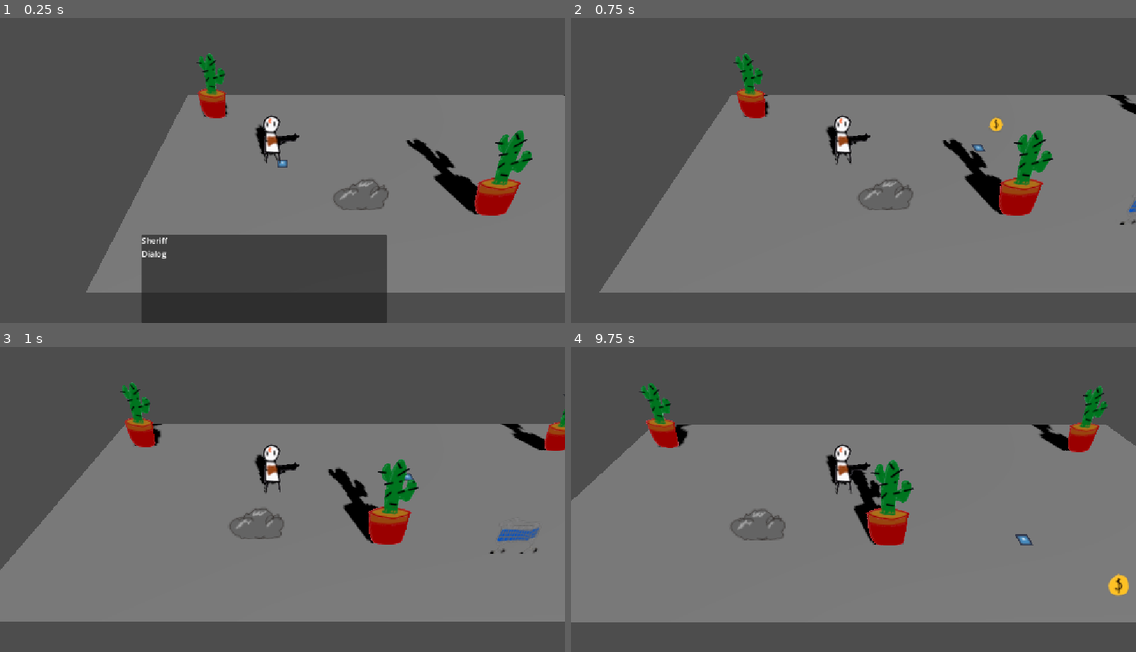
Above: before the commit, frames 1-4 (two rows, left to right).
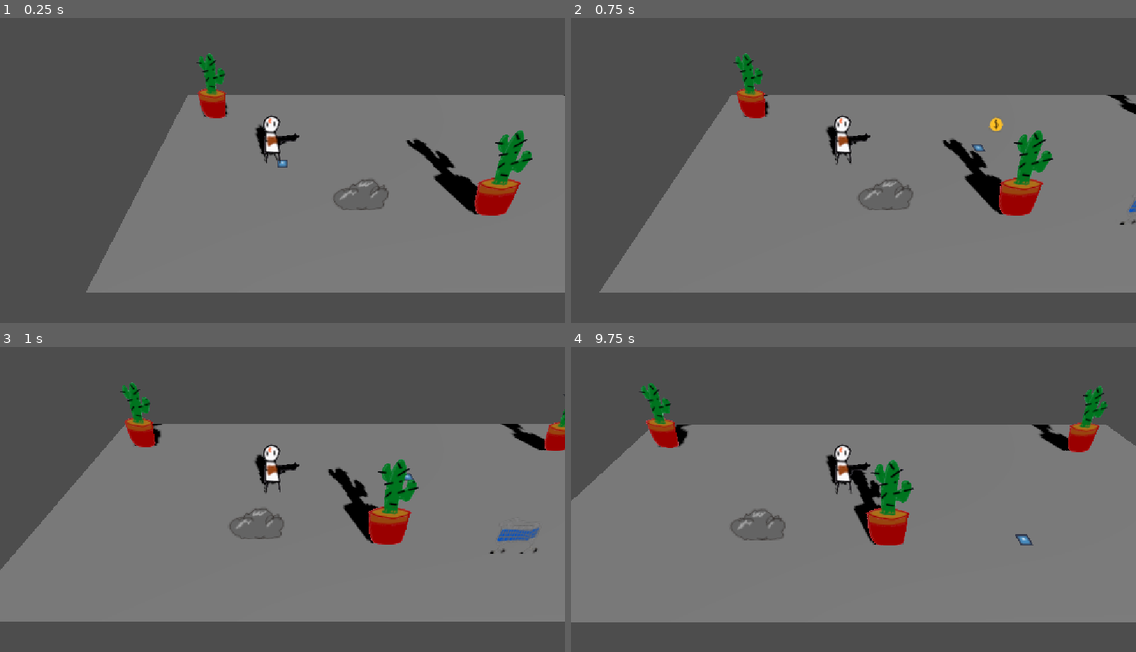
Above: after the commit, the same moments.

Repository: gmuGADIG/DEADSHOT
Game: Godot game, scene res://test_scenes/demo1/demo_a.tscn
Two runs of this game, one before a commit and one after it. Both use one fixed random seed, a clock stepped at 60 frames per second and the inputs below. This scene is started directly instead of the project's main scene. The engine's default icon, where the game draws it, is replaced by a stand-in: a white triangle on a blue panel in a dark square.
Inputs (mouse positions are in pixels of both pictures, inside the frame that each line leads up to):
- Up to frame 1 (0.25 s): no input
- Up to frame 2 (0.75 s): tap Enter at 0.5 s; move the mouse to (977, 149) at 0.52 s; press the mouse at (977, 149) at 0.53 s; hold D (move_right) from 0.53 s (still down)
- Up to frame 3 (1 s): keep holding D (move_right)
- Up to frame 4 (9.75 s): move the mouse to (740, 508) at 1.27 s; release D (move_right) at 1.28 s; release the mouse at (740, 508) at 1.28 s; hold S (move_down) 1.28-2.03 s; tap E (interact) at 1.35, 5.85 s; move the mouse to (910, 423) at 2.02 s; hold D (move_right) 2.03-2.78 s; tap Space (roll) every 2.25 s from 2.1 to 8.85 s; move the mouse to (825, 557) at 2.77 s; hold W (move_up) 2.78-3.53 s; click (825, 557) at 2.85 s; move the mouse to (1023, 542) at 3.52 s; hold E (interact) 3.53-4.28 s; hold A (move_left) 3.53-5.03 s; move the mouse to (684, 444) at 4.27 s; move the mouse to (881, 493) at 5.02 s; press the mouse at (881, 493) at 5.03 s; hold S (move_down) 5.03-5.78 s; move the mouse to (768, 414) at 5.77 s; release the mouse at (768, 414) at 5.78 s; hold D (move_right) 5.78-6.53 s; move the mouse to (977, 478) at 6.52 s; hold W (move_up) 6.53-7.28 s; move the mouse to (740, 508) at 7.27 s; hold D (move_right) 7.28-8.03 s; click (740, 508) at 7.35 s; move the mouse to (910, 423) at 8.02 s; hold S (move_down) 8.03-8.78 s; hold E (interact) 8.03-8.78 s; move the mouse to (825, 557) at 8.77 s; hold A (move_left) 8.78-9.53 s; move the mouse to (1023, 542) at 9.52 s; press the mouse at (1023, 542) at 9.53 s; hold W (move_up) from 9.53 s (still down)

The runs differ from the first frame. In frame 1, 13% of the frame differs, in the area x 25-69%, y 71-100%; in frame 2, nothing differs; in frame 3, nothing differs; in frame 4, 0.2%.

Commit message:
Various tweaks

Diff:
--- a/cover/cover_base.tscn
+++ b/cover/cover_base.tscn
@@ -1,8 +1,8 @@
 [gd_scene load_steps=5 format=3 uid="uid://o72hyyjcmpll"]
 
 [ext_resource type="Script" uid="uid://cb3yu5tln4q1x" path="res://cover/cover.gd" id="1_wykub"]
-[ext_resource type="Script" uid="uid://do5vs8m1law7o" path="res://systems/attacking/health/health_component.gd" id="2_wkqpv"]
-[ext_resource type="Script" uid="uid://lxg83i28nlul" path="res://systems/attacking/hurtbox/hurtbox_component.gd" id="2_wykub"]
+[ext_resource type="Script" uid="uid://do5vs8m1law7o" path="res://systems/attacking/health/health.gd" id="2_wkqpv"]
+[ext_resource type="Script" uid="uid://lxg83i28nlul" path="res://systems/attacking/hurtbox/hurtbox.gd" id="2_wykub"]
 
 [sub_resource type="BoxShape3D" id="BoxShape3D_wykub"]
 size = Vector3(2.2208252, 1, 1)
--- a/systems/attacking/health/health_component.gd
+++ b/systems/attacking/health/health.gd
@@ -1,4 +1,4 @@
-class_name HealthComponent extends Node
+class_name Health extends Node
 
 signal killed
 
--- /dev/null
+++ b/systems/attacking/health/health.tscn
@@ -0,0 +1,6 @@
+[gd_scene load_steps=2 format=3 uid="uid://hiyp7n7uvc4m"]
+
+[ext_resource type="Script" uid="uid://do5vs8m1law7o" path="res://systems/attacking/health/health.gd" id="1_npdka"]
+
+[node name="Health" type="Node"]
+script = ExtResource("1_npdka")
--- a/systems/attacking/health/health_component.tscn
+++ /dev/null
@@ -1,6 +0,0 @@
-[gd_scene load_steps=2 format=3 uid="uid://hiyp7n7uvc4m"]
-
-[ext_resource type="Script" uid="uid://do5vs8m1law7o" path="res://systems/attacking/health/health_component.gd" id="1_npdka"]
-
-[node name="HealthComponent" type="Node"]
-script = ExtResource("1_npdka")
--- /dev/null
+++ b/systems/attacking/hurtbox/hurtbox.gd
@@ -0,0 +1,14 @@
+class_name Hurtbox extends Area3D
+
+@export var health_component : Health
+@export var allowed_damage_sources : Array[DamageInfo.Source]
+
+func _ready() -> void:
+	assert(health_component != null, "No health component added")
+
+## Takes damage. Returns false if the damage source was ignored.
+func hit(dmg: DamageInfo) -> bool:
+	if dmg.source not in allowed_damage_sources: return false
+
+	health_component.hurt(dmg.damage)
+	return true
--- /dev/null
+++ b/systems/attacking/hurtbox/hurtbox.tscn
@@ -0,0 +1,6 @@
+[gd_scene load_steps=2 format=3 uid="uid://b7d3oiw27awag"]
+
+[ext_resource type="Script" uid="uid://lxg83i28nlul" path="res://systems/attacking/hurtbox/hurtbox.gd" id="1_wjni5"]
+
+[node name="Hurtbox" type="Area3D"]
+script = ExtResource("1_wjni5")
--- a/systems/attacking/hurtbox/hurtbox_component.gd
+++ /dev/null
@@ -1,11 +0,0 @@
-class_name HurtboxComponent extends Area3D
-
-@export var health_component : HealthComponent
-@export var allowed_damage_sources : Array[DamageInfo.Source]
-
-func _ready() -> void:
-	assert(health_component != null, "No health component added")
-
-func hit(dmg: DamageInfo) -> void:
-	if dmg.source in allowed_damage_sources:
-		health_component.hurt(dmg.damage)
--- a/systems/attacking/hurtbox/hurtbox_component.tscn
+++ /dev/null
@@ -1,6 +0,0 @@
-[gd_scene load_steps=2 format=3 uid="uid://b7d3oiw27awag"]
-
-[ext_resource type="Script" uid="uid://lxg83i28nlul" path="res://systems/attacking/hurtbox/hurtbox_component.gd" id="1_moset"]
-
-[node name="HurtboxComponent" type="Area3D"]
-script = ExtResource("1_moset")
--- a/systems/dialog/dialog.tscn
+++ b/systems/dialog/dialog.tscn
@@ -15,6 +15,7 @@
 wait_time = 0.05
 
 [node name="Panel" type="Panel" parent="."]
+visible = false
 layout_mode = 1
 anchors_preset = 7
 anchor_left = 0.5
--- a/test_scenes/demo1/demo_a.tscn
+++ b/test_scenes/demo1/demo_a.tscn
@@ -11,13 +11,28 @@
 vertices = PackedVector3Array(17.5, 0.48999983, 1.75, 20.25, 0.48999983, 1.25, 20.25, 0.48999983, 0.75, 17.5, 0.48999983, 0.25, 17.25, 0.48999983, -3.25, -7.25, 0.48999983, -3.25, -7.25, 0.48999983, 5.25, -6.75, 0.48999983, 5.5, 16.75, 0.48999983, 5.5, 17.5, 0.48999983, 5.25)
 polygons = [PackedInt32Array(1, 0, 2), PackedInt32Array(2, 0, 3), PackedInt32Array(0, 8, 4), PackedInt32Array(4, 8, 7), PackedInt32Array(4, 7, 6), PackedInt32Array(4, 6, 5), PackedInt32Array(0, 9, 8), PackedInt32Array(4, 3, 0)]
 
-[node name="LevelBase2" instance=ExtResource("1_p0tjl")]
+[node name="DemoA" instance=ExtResource("1_p0tjl")]
 
 [node name="NavigationRegion3D" parent="." index="0"]
 navigation_mesh = SubResource("NavigationMesh_yl5fl")
 
 [node name="Floor" parent="NavigationRegion3D/World" index="1"]
 curve = ExtResource("2_hxoc3")
+
+[node name="Cactus" type="Sprite3D" parent="NavigationRegion3D/World" index="2"]
+transform = Transform3D(1, 0, 0, 0, 0.866025, 0.5, 0, -0.5, 0.866025, -6.08085, 1.35212, -2.54946)
+alpha_cut = 1
+texture = ExtResource("2_yl5fl")
+
+[node name="Cactus2" type="Sprite3D" parent="NavigationRegion3D/World" index="3"]
+transform = Transform3D(1, 0, 0, 0, 0.866025, 0.5, 0, -0.5, 0.866025, 4.52835, 1.35212, 2.91099)
+alpha_cut = 1
+texture = ExtResource("2_yl5fl")
+
+[node name="Cactus3" type="Sprite3D" parent="NavigationRegion3D/World" index="4"]
+transform = Transform3D(1, 0, 0, 0, 0.866025, 0.5, 0, -0.5, 0.866025, 14.5163, 1.35212, -2.19461)
+alpha_cut = 1
+texture = ExtResource("2_yl5fl")
 
 [node name="Exit" parent="." index="1" instance=ExtResource("4_yl5fl")]
 transform = Transform3D(1, 0, 0, 0, 1, 0, 0, 0, 1, 20.351158, 0, 0.9043428)
@@ -27,23 +42,8 @@
 [node name="Right" type="Marker3D" parent="EntryPoints" index="0"]
 transform = Transform3D(1, 0, 0, 0, 1, 0, 0, 0, 1, 16.214909, 0, 0.96318436)
 
-[node name="World#Cactus" type="Sprite3D" parent="." index="3"]
-transform = Transform3D(1, 0, 0, 0, 0.866025, 0.5, 0, -0.5, 0.866025, -6.08085, 1.35212, -2.54946)
-alpha_cut = 1
-texture = ExtResource("2_yl5fl")
-
-[node name="World#Cactus2" type="Sprite3D" parent="." index="4"]
-transform = Transform3D(1, 0, 0, 0, 0.866025, 0.5, 0, -0.5, 0.866025, 4.52835, 1.35212, 2.91099)
-alpha_cut = 1
-texture = ExtResource("2_yl5fl")
-
-[node name="World#Cactus3" type="Sprite3D" parent="." index="5"]
-transform = Transform3D(1, 0, 0, 0, 0.866025, 0.5, 0, -0.5, 0.866025, 14.5163, 1.35212, -2.19461)
-alpha_cut = 1
-texture = ExtResource("2_yl5fl")
-
-[node name="Cover" parent="." index="8" instance=ExtResource("6_7mnxm")]
+[node name="Cover" parent="." index="5" instance=ExtResource("6_7mnxm")]
 transform = Transform3D(1, 0, 0, 0, 1, 0, 0, 0, 1, 0.07013404, 0, 2.9305902)
 
-[node name="Cover2" parent="." index="9" instance=ExtResource("5_lkd7d")]
+[node name="Cover2" parent="." index="6" instance=ExtResource("5_lkd7d")]
 transform = Transform3D(1, 0, 0, 0, 1, 0, 0, 0, 1, 8.767, 0, 3.672)
--- a/test_scenes/demo1/demo_b.tscn
+++ b/test_scenes/demo1/demo_b.tscn
@@ -10,7 +10,7 @@
 vertices = PackedVector3Array(-7.499954, 0.48999983, 0.25, -10.249954, 0.48999983, 0.75, -9.749954, 0.48999983, 1.5, -7 …(580 unchanged characters)…
 polygons = [PackedInt32Array(2, 1, 3), PackedInt32Array(3, 1, 0), PackedInt32Array(5, 4, 6), PackedInt32Array(6, 4, 0), …(494 unchanged characters)…
 
-[node name="LevelBase" instance=ExtResource("1_m15ci")]
+[node name="DemoB" instance=ExtResource("1_m15ci")]
 
 [node name="NavigationRegion3D" parent="." index="0"]
 navigation_mesh = SubResource("NavigationMesh_m15ci")
--- a/world/enemy/base/enemy_base.gd
+++ b/world/enemy/base/enemy_base.gd
@@ -75,6 +75,7 @@
 	player = get_tree().get_first_node_in_group("player")
 	starting_pos = starting_pos if not starting_pos.is_equal_approx(Vector3.ZERO) else position
 	last_known_player_position = player.global_position
+	%Health.killed.connect(queue_free)
 
 func _physics_process(_delta: float) -> void:
 	match aggro:
--- a/world/enemy/base/enemy_base.tscn
+++ b/world/enemy/base/enemy_base.tscn
@@ -1,7 +1,7 @@
 [gd_scene load_steps=4 format=3 uid="uid://dx3l0wduat3tp"]
 
-[ext_resource type="PackedScene" uid="uid://hiyp7n7uvc4m" path="res://systems/attacking/health/health_component.tscn" id="2_17eo5"]
-[ext_resource type="PackedScene" uid="uid://b7d3oiw27awag" path="res://systems/attacking/hurtbox/hurtbox_component.tscn" id="3_1tv51"]
+[ext_resource type="PackedScene" uid="uid://hiyp7n7uvc4m" path="res://systems/attacking/health/health.tscn" id="2_17eo5"]
+[ext_resource type="PackedScene" uid="uid://b7d3oiw27awag" path="res://systems/attacking/hurtbox/hurtbox.tscn" id="3_1tv51"]
 
 [sub_resource type="CylinderShape3D" id="CylinderShape3D_plfsl"]
 height = 1.85699
@@ -18,13 +18,14 @@
 
 [node name="NavigationAgent3D" type="NavigationAgent3D" parent="."]
 
-[node name="HealthComponent" parent="." instance=ExtResource("2_17eo5")]
+[node name="Health" parent="." instance=ExtResource("2_17eo5")]
+unique_name_in_owner = true
 max_health = 10
 
-[node name="HurtboxComponent" parent="." node_paths=PackedStringArray("health_component") instance=ExtResource("3_1tv51")]
-health_component = NodePath("../HealthComponent")
+[node name="Hurtbox" parent="." node_paths=PackedStringArray("health_component") instance=ExtResource("3_1tv51")]
+health_component = NodePath("../Health")
 allowed_damage_sources = Array[int]([0, 2])
 
-[node name="CollisionShape3D" type="CollisionShape3D" parent="HurtboxComponent"]
+[node name="CollisionShape3D" type="CollisionShape3D" parent="Hurtbox"]
 transform = Transform3D(1, 0, 0, 0, 1, 0, 0, 0, 1, 0, 0.94693, 0)
 shape = SubResource("CylinderShape3D_plfsl")
--- a/world/levels/puddle/puddle.gd
+++ b/world/levels/puddle/puddle.gd
@@ -21,10 +21,10 @@
 	var overlaps := get_overlapping_areas()
 	print("Puddle damaging (overlaps = %s)" % overlaps)
 	for obj in overlaps:
-		if obj is HurtboxComponent:
+		if obj is Hurtbox:
 			obj.hit(DamageInfo.new(
 				atk_damage,
-				DamageInfo.Source.NEUTRAL,
+				DamageInfo.Source.HAZARD,
 				DamageInfo.KnockbackStrength.NONE,
 				Vector3.ZERO
 			))
--- a/world/player/player.tscn
+++ b/world/player/player.tscn
@@ -6,8 +6,8 @@
 [ext_resource type="PackedScene" uid="uid://cj5uuu7xjsprv" path="res://world/player/weapon/basic_gun/basic_gun.tscn" id="3_et4on"]
 [ext_resource type="Script" uid="uid://c4s1ohnc08ecy" path="res://world/player/reticle/reticle.gd" id="4_40qjc"]
 [ext_resource type="Texture2D" uid="uid://bwm425xkr0vcy" path="res://temp_art/icon.svg" id="4_et4on"]
-[ext_resource type="Script" uid="uid://do5vs8m1law7o" path="res://systems/attacking/health/health_component.gd" id="6_thypd"]
-[ext_resource type="Script" uid="uid://lxg83i28nlul" path="res://systems/attacking/hurtbox/hurtbox_component.gd" id="7_d3e1v"]
+[ext_resource type="Script" uid="uid://do5vs8m1law7o" path="res://systems/attacking/health/health.gd" id="6_thypd"]
+[ext_resource type="Script" uid="uid://lxg83i28nlul" path="res://systems/attacking/hurtbox/hurtbox.gd" id="7_d3e1v"]
 
 [sub_resource type="CylinderShape3D" id="CylinderShape3D_plfsl"]
 height = 1.85699
--- a/world/player/weapon/bullet/player_bullet.gd
+++ b/world/player/weapon/bullet/player_bullet.gd
@@ -16,10 +16,11 @@
 func _process(delta: float) -> void:
 	global_position += velocity * delta
 
-func _on_body_entered(body: Node3D) -> void:
-	print("Bullet hit `%s`" % body.name)
+func _on_area_entered(area: Area3D) -> void:
+	if area is Hurtbox:
+		var hurtbox : Hurtbox = area
+		var dmg := DamageInfo.new(atk_damage, atk_source, atk_knockback, velocity.normalized())
+		var did_damage := hurtbox.hit(dmg)
 
-func _on_area_entered(area: Area3D) -> void:
-	if area is HurtboxComponent:
-		var hurtbox : HurtboxComponent = area
-		hurtbox.hit(DamageInfo.new(atk_damage, atk_source, atk_knockback, velocity.normalized()))
+		if did_damage:
+			queue_free()
--- a/world/player/weapon/bullet/player_bullet.tscn
+++ b/world/player/weapon/bullet/player_bullet.tscn
@@ -9,7 +9,6 @@
 [node name="PlayerBullet" type="Area3D"]
 script = ExtResource("1_0g3v8")
 atk_damage = 2
-atk_source = 1
 atk_knockback = 1
 
 [node name="Sprite3D" type="Sprite3D" parent="."]
@@ -20,4 +19,3 @@
 shape = SubResource("SphereShape3D_0g3v8")
 
 [connection signal="area_entered" from="." to="." method="_on_area_entered"]
-[connection signal="body_entered" from="." to="." method="_on_body_entered"]
Renamed: systems/attacking/health/health_component.gd.uid -> systems/attacking/health/health.gd.uid
Renamed: systems/attacking/hurtbox/hurtbox_component.gd.uid -> systems/attacking/hurtbox/hurtbox.gd.uid
